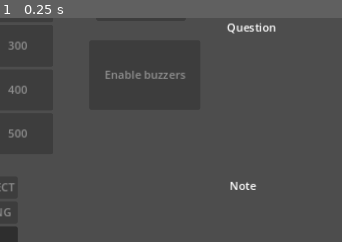
Above: before the commit, frame 1.
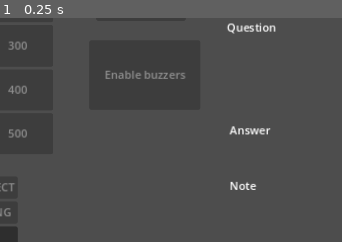
Above: after the commit, the same moment.

Repository: karel1980/jeopardy
Game: Godot game, scene res://main.tscn
Two runs of this game, one before a commit and one after it. Both use one fixed random seed, a clock stepped at 60 frames per second and the inputs below.
Inputs:
- Up to frame 1 (0.25 s): no input
The pictures show only the part of the screen within x 50-100%, y 41-91%; the shares and areas given below are measured in that part.

The runs differ from the first frame. In frame 1, 0.3% of the frame differs, in the area x 66-80%, y 48-53%.
Error before the commit: Cannot call method 'get_as_text' on a null value. (res://main.gd:27)
Error after the commit: Cannot call method 'get_as_text' on a null value. (res://main.gd:28)

Commit message:
Updated list of todos in readme

Diff:
--- a/frontend/main.gd
+++ b/frontend/main.gd
@@ -20,6 +20,7 @@
 @onready var question := $question
 @onready var reveal_category := $reveal_cat
 @onready var note := $note
+@onready var answer := $answer
 @onready var question_done := $question_done
 @onready var buzzer_toggle_btn := $buzzer_toggle_btn
 @onready var reveal_category_buttons := $reveal_category_buttons
@@ -62,6 +63,13 @@
 	btn.pressed.connect(Callable(self, "show_question").bind(cat, q))
 	btn.disabled = true
 	return btn
+
+func reset_question_buttons():
+	for cat_idx in range(5):
+		for question_idx in range(5):
+			var btn = get_question_button(cat_idx, question_idx)
+			btn.text = str(points[question_idx])
+			btn.disabled = true
 
 func show_question(cat_idx, question_idx):
 	if current_question:
@@ -233,4 +241,5 @@
 func start_round(round_idx: int) -> void:
 	current_revealed_category = -1
 	round_started.emit(round_idx)
+	reset_question_buttons()
 	categories = data["rounds"][round_idx]["categories"]
--- a/frontend/main.tscn
+++ b/frontend/main.tscn
@@ -55,6 +55,14 @@
 offset_right = 1148.0
 offset_bottom = 643.0
 text = "Note"
+autowrap_mode = 3
+
+[node name="answer" type="Label" parent="."]
+offset_left = 823.0
+offset_top = 418.0
+offset_right = 1148.0
+offset_bottom = 492.0
+text = "Answer"
 autowrap_mode = 3
 
 [node name="GridContainer" type="GridContainer" parent="."]
--- a/frontend/playerview.gd
+++ b/frontend/playerview.gd
@@ -115,6 +115,7 @@
 		btn.autowrap_mode = TextServer.AUTOWRAP_WORD_SMART
 
 		btn.add_theme_stylebox_override("normal", style_box)
+		btn.add_theme_stylebox_override("focus", style_box)
 		btn.add_theme_stylebox_override("hover", style_box)
 		btn.add_theme_stylebox_override("pressed", style_box)
 
Not shown, changed: README.md
